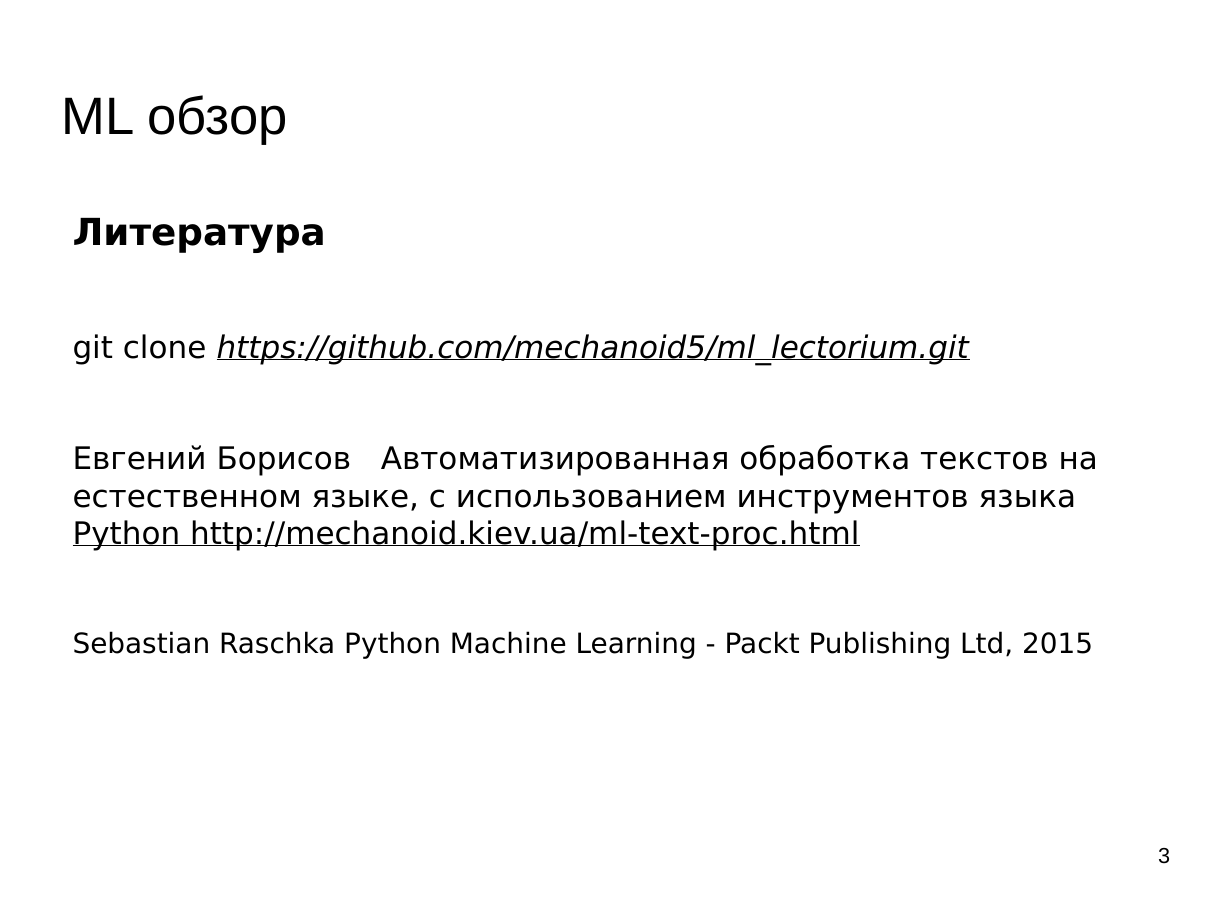
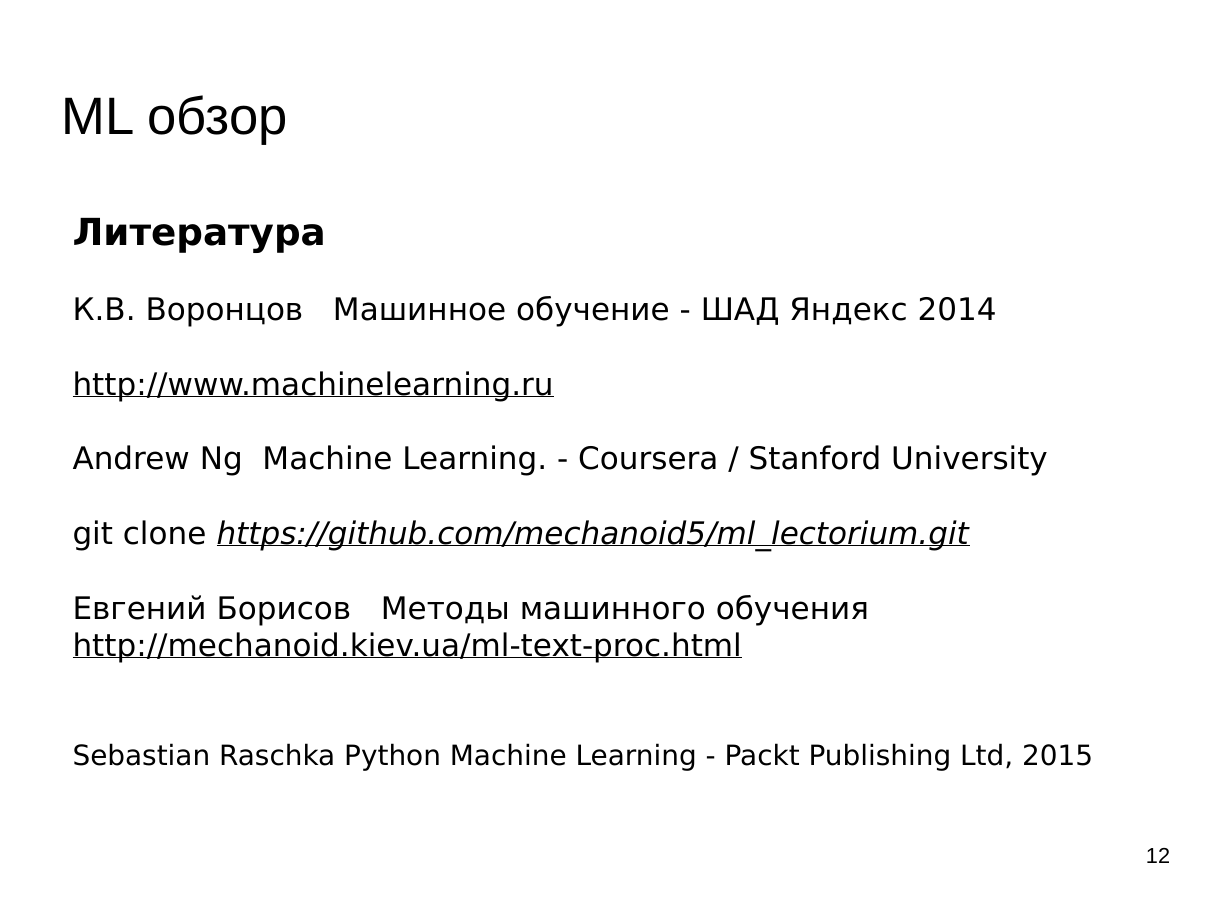
Before and after one commit to mechanoid5/ml_lectorium_legacy, a slide deck: slide 12 of 15-conclusion.odp (slide 3 before the commit). Drawn at 1232x924 pixels with LibreOffice and Linux fonts; fonts in the diff are those of the drawing; background and template pictures are left out. Boxes give left, top, right and bottom in pixels: in the first picture for what was removed or moved away, otherwise in the second. Text is boxed around its words. In the diff, an @@ line names an element or a change of style, - is before the commit and + after.

```diff
--- a/15-conclusion.odp
+++ b/15-conclusion.odp
@@ text at (73, 296, 1048, 476): paragraphs added @@
+К.В. Воронцов Машинное обучение - ШАД Яндекс 2014
+http://www.machinelearning.ru
+Andrew Ng Machine Learning. - Coursera / Stanford University
@@ text at (73, 595, 869, 663): text changed @@
-Евгений Борисов Автоматизированная обработка текстов на естественном языке, с использованием инструментов языка Python http://mechanoid.kiev.ua/ml-text-proc.html
+Евгений Борисов Методы машинного обучения
+http://mechanoid.kiev.ua/ml-text-proc.html
@@ page number at (1146, 848, 1170, 863): text changed @@
-3
+12
```
Also in this commit, not shown: 1 other slide changed, 9 slides added.
